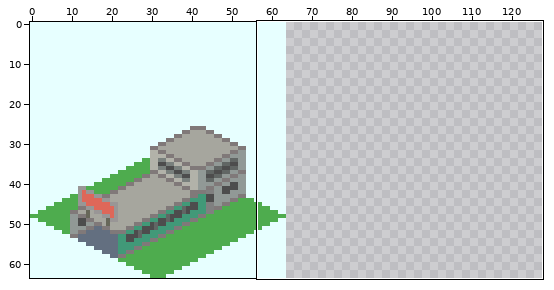
A sprite sheet gets an edit: Subway_Station_Gateway_Single_S.png. The picture above shows the old version from afar; the outline marks the close-up.
Close-up. First the earlier version:
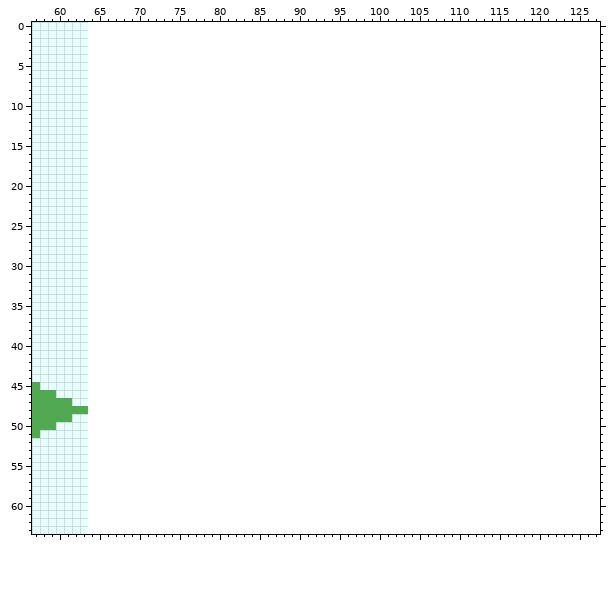
The file is 64x64 pixels. Colours within 5 levels of each other are drawn and written as one. Shown: x 57..127, y 0..63. The old version is drawn lined up with the new one, on the new canvas.
New version:
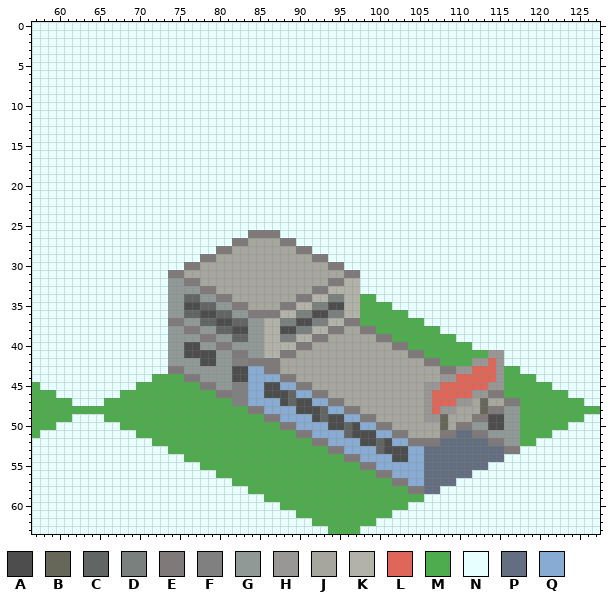
Palette (. is transparent): A #4d4d4d  B #676759  C #616664  D #79807d  E #807979  F #808080  G #919996  H #999696  J #a6a69e  K #b2b2a9  L #de6759  M #4eac4e  N #e7ffff  P #636f80  Q #88abd3
From old to new:
canvas 64x64 -> 128x64
Changed rows in their new state; - is an unchanged pixel.
first column x 64:
 0 NNNNNNNNNNNNNNNNNNNNNNNNNNNNNNNNNNNNNNNNNNNNNNNNNNNNNNNNNNNNNNNN
 1 NNNNNNNNNNNNNNNNNNNNNNNNNNNNNNNNNNNNNNNNNNNNNNNNNNNNNNNNNNNNNNNN
 2 NNNNNNNNNNNNNNNNNNNNNNNNNNNNNNNNNNNNNNNNNNNNNNNNNNNNNNNNNNNNNNNN
 3 NNNNNNNNNNNNNNNNNNNNNNNNNNNNNNNNNNNNNNNNNNNNNNNNNNNNNNNNNNNNNNNN
 4 NNNNNNNNNNNNNNNNNNNNNNNNNNNNNNNNNNNNNNNNNNNNNNNNNNNNNNNNNNNNNNNN
 5 NNNNNNNNNNNNNNNNNNNNNNNNNNNNNNNNNNNNNNNNNNNNNNNNNNNNNNNNNNNNNNNN
 6 NNNNNNNNNNNNNNNNNNNNNNNNNNNNNNNNNNNNNNNNNNNNNNNNNNNNNNNNNNNNNNNN
 7 NNNNNNNNNNNNNNNNNNNNNNNNNNNNNNNNNNNNNNNNNNNNNNNNNNNNNNNNNNNNNNNN
 8 NNNNNNNNNNNNNNNNNNNNNNNNNNNNNNNNNNNNNNNNNNNNNNNNNNNNNNNNNNNNNNNN
 9 NNNNNNNNNNNNNNNNNNNNNNNNNNNNNNNNNNNNNNNNNNNNNNNNNNNNNNNNNNNNNNNN
10 NNNNNNNNNNNNNNNNNNNNNNNNNNNNNNNNNNNNNNNNNNNNNNNNNNNNNNNNNNNNNNNN
11 NNNNNNNNNNNNNNNNNNNNNNNNNNNNNNNNNNNNNNNNNNNNNNNNNNNNNNNNNNNNNNNN
12 NNNNNNNNNNNNNNNNNNNNNNNNNNNNNNNNNNNNNNNNNNNNNNNNNNNNNNNNNNNNNNNN
13 NNNNNNNNNNNNNNNNNNNNNNNNNNNNNNNNNNNNNNNNNNNNNNNNNNNNNNNNNNNNNNNN
14 NNNNNNNNNNNNNNNNNNNNNNNNNNNNNNNNNNNNNNNNNNNNNNNNNNNNNNNNNNNNNNNN
15 NNNNNNNNNNNNNNNNNNNNNNNNNNNNNNNNNNNNNNNNNNNNNNNNNNNNNNNNNNNNNNNN
16 NNNNNNNNNNNNNNNNNNNNNNNNNNNNNNNNNNNNNNNNNNNNNNNNNNNNNNNNNNNNNNNN
17 NNNNNNNNNNNNNNNNNNNNNNNNNNNNNNNNNNNNNNNNNNNNNNNNNNNNNNNNNNNNNNNN
18 NNNNNNNNNNNNNNNNNNNNNNNNNNNNNNNNNNNNNNNNNNNNNNNNNNNNNNNNNNNNNNNN
19 NNNNNNNNNNNNNNNNNNNNNNNNNNNNNNNNNNNNNNNNNNNNNNNNNNNNNNNNNNNNNNNN
20 NNNNNNNNNNNNNNNNNNNNNNNNNNNNNNNNNNNNNNNNNNNNNNNNNNNNNNNNNNNNNNNN
21 NNNNNNNNNNNNNNNNNNNNNNNNNNNNNNNNNNNNNNNNNNNNNNNNNNNNNNNNNNNNNNNN
22 NNNNNNNNNNNNNNNNNNNNNNNNNNNNNNNNNNNNNNNNNNNNNNNNNNNNNNNNNNNNNNNN
23 NNNNNNNNNNNNNNNNNNNNNNNNNNNNNNNNNNNNNNNNNNNNNNNNNNNNNNNNNNNNNNNN
24 NNNNNNNNNNNNNNNNNNNNNNNNNNNNNNNNNNNNNNNNNNNNNNNNNNNNNNNNNNNNNNNN
25 NNNNNNNNNNNNNNNNNNNNNNNNNNNNNNNNNNNNNNNNNNNNNNNNNNNNNNNNNNNNNNNN
26 NNNNNNNNNNNNNNNNNNNNEEEENNNNNNNNNNNNNNNNNNNNNNNNNNNNNNNNNNNNNNNN
27 NNNNNNNNNNNNNNNNNNEEJJJJEENNNNNNNNNNNNNNNNNNNNNNNNNNNNNNNNNNNNNN
28 NNNNNNNNNNNNNNNNEEJJJJJJJJEENNNNNNNNNNNNNNNNNNNNNNNNNNNNNNNNNNNN
29 NNNNNNNNNNNNNNEEJJJJJJJJJJJJEENNNNNNNNNNNNNNNNNNNNNNNNNNNNNNNNNN
30 NNNNNNNNNNNNEEJJJJJJJJJJJJJJJJEENNNNNNNNNNNNNNNNNNNNNNNNNNNNNNNN
31 NNNNNNNNNNEEJJJJJJJJJJJJJJJJJJJJEENNNNNNNNNNNNNNNNNNNNNNNNNNNNNN
32 NNNNNNNNNNGGEEJJJJJJJJJJJJJJJJEEKKNNNNNNNNNNNNNNNNNNNNNNNNNNNNNN
33 NNNNNNNNNNGGGGEEJJJJJJJJJJJJEEKKKKNNNNNNNNNNNNNNNNNNNNNNNNNNNNNN
34 NNNNNNNNNNGGCCGGEEJJJJJJJJEEKKDDKKMMNNNNNNNNNNNNNNNNNNNNNNNNNNNN
35 NNNNNNNNNNGGAACCGGEEJJJJEEKKDDAAKKMMMMNNNNNNNNNNNNNNNNNNNNNNNNNN
36 NNNNNNNNNNGGCCAACCGGEEEEKKDDAADDKKMMMMMMNNNNNNNNNNNNNNNNNNNNNNNN
37 NNNNNNNNNNEEGGCCAACCGGKKDDAADDKKEEMMMMMMMMNNNNNNNNNNNNNNNNNNNNNN
38 NNNNNNNNNNGGEEGGCCAAGGKKAADDKKEEJJEEMMMMMMMMNNNNNNNNNNNNNNNNNNNN
39 NNNNNNNNNNGGGGEEGGCCGGKKDDKKEEJJJJJJEEMMMMMMMMNNNNNNNNNNNNNNNNNN
40 NNNNNNNNNNGGAAGGEEGGGGKKKKEEJJJJJJJJJJEEMMMMMMMMNNNNNNNNNNNNNNNN
41 NNNNNNNNNNGGAAAAGGEEGGKKEEJJJJJJJJJJJJJJEEMMMMMMMMHHNNNNNNNNNNNN
42 NNNNNNNNNNGGGGAAGGFFEEEEJJJJJJJJJJJJJJJJJJEEMMMMHHLHNNNNNNNNNNNN
43 NNNNNNNNNNEEGGGGGGAAQQEEJJJJJJJJJJJJJJJJJJJJEEHHLLLHMMNNNNNNNNNN
44 NNNNNNNNMMMMEEGGGGAAQQQQEEJJJJJJJJJJJJJJJJJJHHLLLLLHMMMMNNNNNNNN
45 NNNNNNMMMMMMMMEEGGFFQQAAQQEEJJJJJJJJJJJJJJHHLLLLLLHHMMMMMMNNNNNN
46 NNNNMMMMMMMMMMMMEEFFQQAAACQQEEJJJJJJJJJJJJHLLLLLHHEEMMMMMMMMNNNN
47 NNMMMMMMMMMMMMMMMMFFQQQQACAAQQEEJJJJJJJJJJHLLLHHJBJJEEMMMMMMMMNN
48 MMMMMMMMMMMMMMMMMMMMEEQQQQAAACQQEEJJJJJJJJHLHHJJJBEEGGMMMMMMMMMM
49 NNMMMMMMMMMMMMMMMMMMMMEEQQQQACAAQQEEJJJJJJHHBJJJEEAAGGMMMMMMMMNN
50 NNNNMMMMMMMMMMMMMMMMMMMMEEQQQQAACAQQEEJJJJJJBJEEGGAAGGMMMMMMNNNN
51 NNNNNNMMMMMMMMMMMMMMMMMMMMEEQQQQCAAAQQEEJJJJEEPPEEGGGGMMMMNNNNNN
52 NNNNNNNNMMMMMMMMMMMMMMMMMMMMEEQQQQAACAQQEEEEPPPPPPEEGGMMNNNNNNNN
53 NNNNNNNNNNMMMMMMMMMMMMMMMMMMMMEEQQQQCAAAQQPPPPPPPPPPEENNNNNNNNNN
54 NNNNNNNNNNNNMMMMMMMMMMMMMMMMMMMMEEQQQQAAQQPPPPPPPPPPNNNNNNNNNNNN
55 NNNNNNNNNNNNNNMMMMMMMMMMMMMMMMMMMMEEQQQQQQPPPPPPPPNNNNNNNNNNNNNN
56 NNNNNNNNNNNNNNNNMMMMMMMMMMMMMMMMMMMMEEQQQQPPPPPPNNNNNNNNNNNNNNNN
57 NNNNNNNNNNNNNNNNNNMMMMMMMMMMMMMMMMMMMMEEQQPPPPNNNNNNNNNNNNNNNNNN
58 NNNNNNNNNNNNNNNNNNNNMMMMMMMMMMMMMMMMMMMMEEPPNNNNNNNNNNNNNNNNNNNN
59 NNNNNNNNNNNNNNNNNNNNNNMMMMMMMMMMMMMMMMMMMMNNNNNNNNNNNNNNNNNNNNNN
60 NNNNNNNNNNNNNNNNNNNNNNNNMMMMMMMMMMMMMMMMNNNNNNNNNNNNNNNNNNNNNNNN
61 NNNNNNNNNNNNNNNNNNNNNNNNNNMMMMMMMMMMMMNNNNNNNNNNNNNNNNNNNNNNNNNN
62 NNNNNNNNNNNNNNNNNNNNNNNNNNNNMMMMMMMMNNNNNNNNNNNNNNNNNNNNNNNNNNNN
63 NNNNNNNNNNNNNNNNNNNNNNNNNNNNNNMMMMNNNNNNNNNNNNNNNNNNNNNNNNNNNNNN
Pixel boxes of the changes (left, top, right, bottom) in both close-ups:
added: (88, 22, 600, 534)
